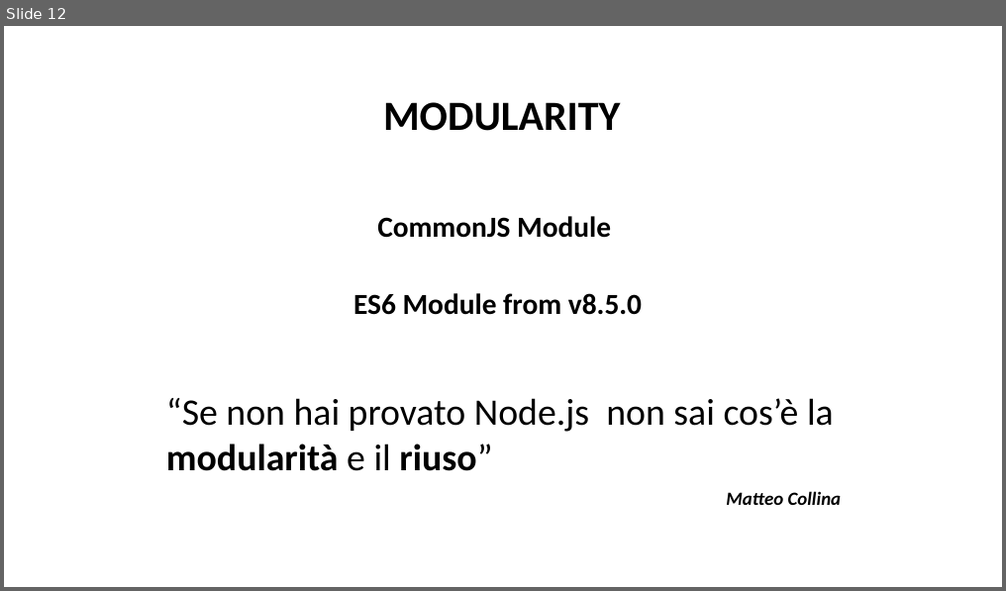
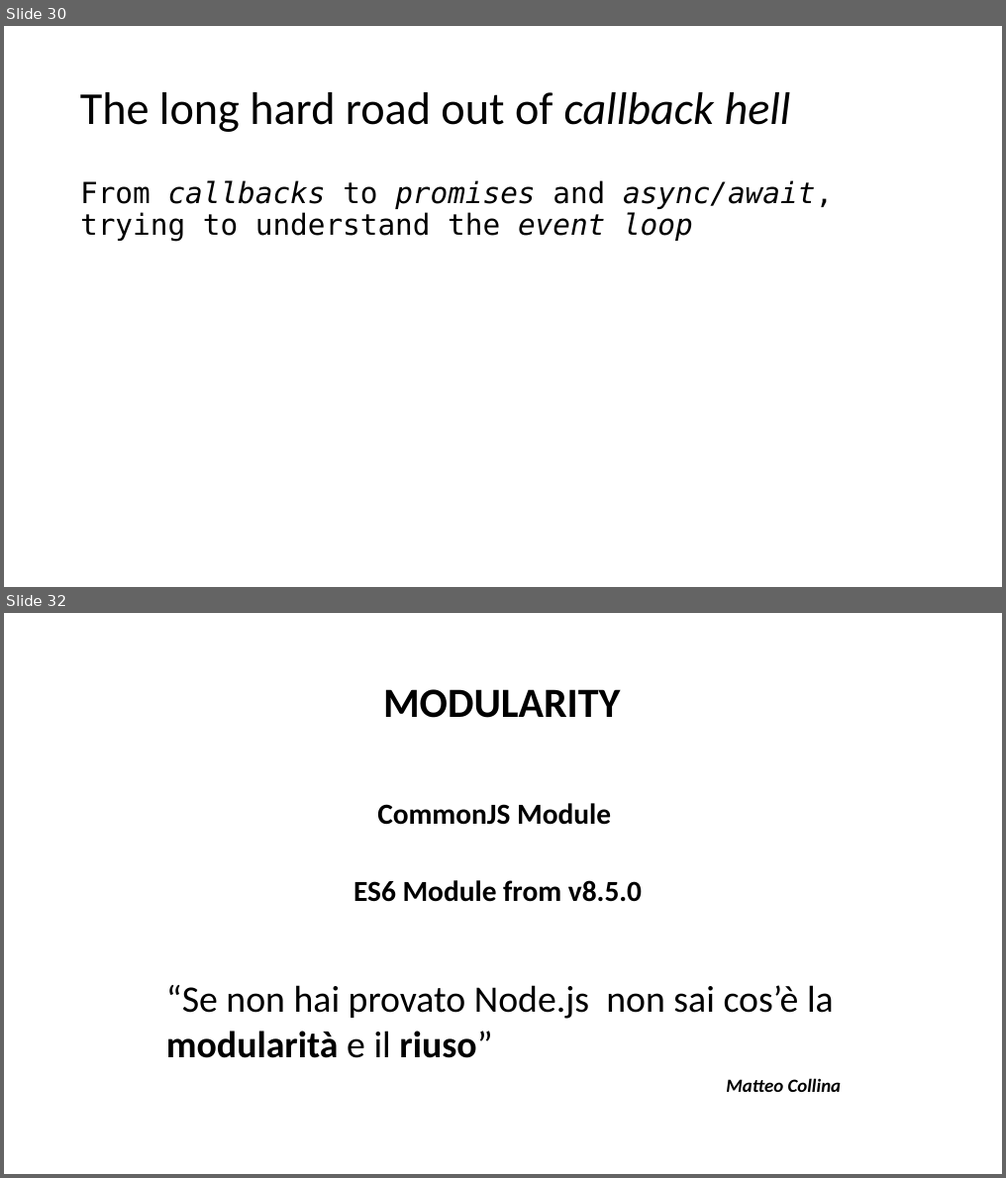
Before and after one commit to NickNaso/nodejs-tsw-2017, a slide deck: slides/nodejs-from-zero-to-hero.pptx. Shown one above the other, each under a label of ours: slide 12 before the commit, slides 30 and 32 after it; the slides between them are not shown. The pictures are 1006x591 and 1006x1178 pixels, drawn with LibreOffice and Linux fonts; fonts in the diff are those of the drawing. Boxes give left, top, right and bottom in pixels: in the first picture for what was removed or moved away, otherwise in the second. Text is boxed around its words. In the diff, an @@ line names an element or a change of style, - is before the commit and + after.

```diff
--- a/slides/nodejs-from-zero-to-hero.pptx
+++ b/slides/nodejs-from-zero-to-hero.pptx
@@ slide 30 added at (4, 26, 1002, 587), background #FFFFFF @@
@@ title added at (80, 92, 791, 132), 44 pt, text #000000 @@
+The long hard road out of callback hell
@@ text added at (80, 180, 833, 241), 28 pt, text #000000, italic @@
+From callbacks to promises and async/await, trying to understand the event loop
@@ what was slide 12 is now slide 32 @@
```
Also in this commit, not shown: 19 other slides added, 33 other files.
